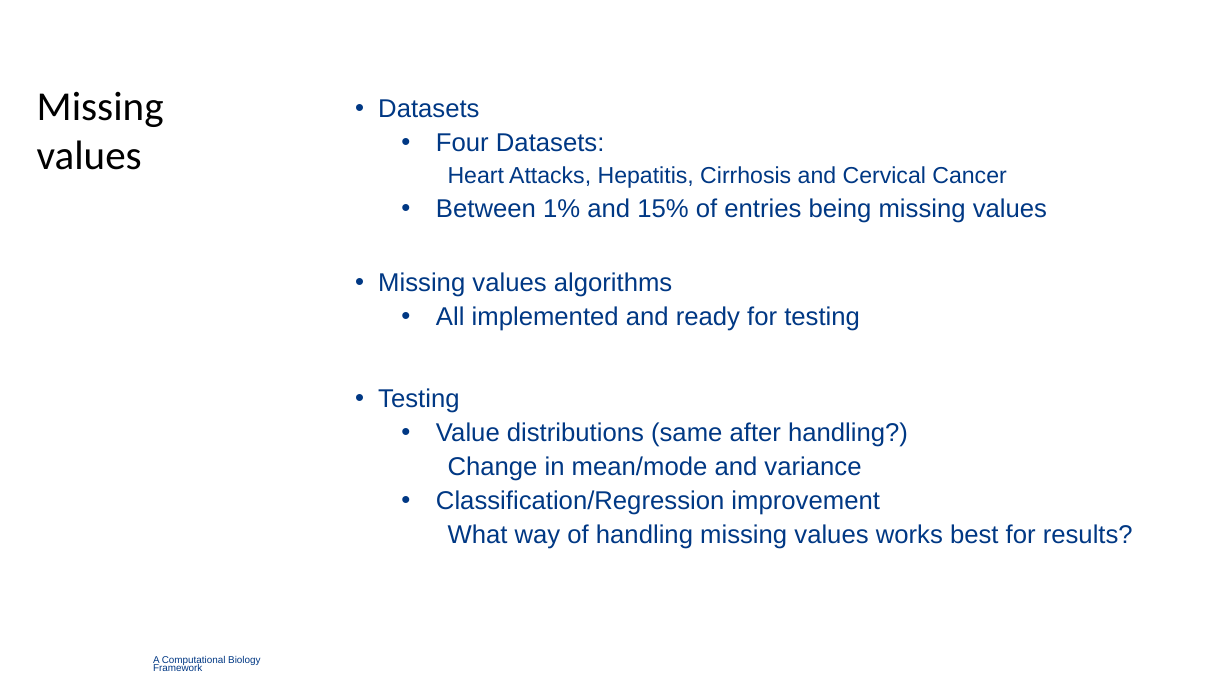
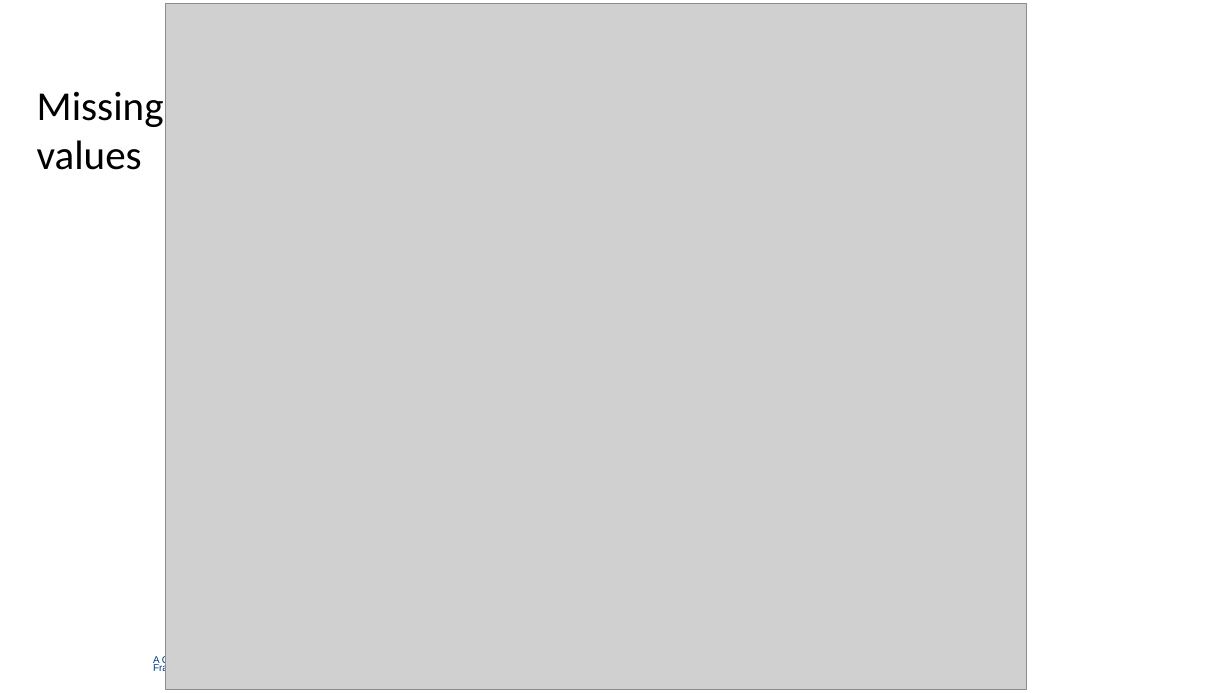
Before and after one commit to TimBeishuizen/GraduationFilesGithub, a slide deck: slide 14 of Meetings/4. Quality Enhancement Period/2018-08-15 ContinuationPresentation.pptx (slide 9 before the commit). Drawn at 1232x693 pixels with LibreOffice and Linux fonts; fonts in the diff are those of the drawing; grey boxes stand for pictures; background and template pictures are left out. Boxes give left, top, right and bottom in pixels: in the first picture for what was removed or moved away, otherwise in the second. Text is boxed around its words. In the diff, an @@ line names an element or a change of style, - is before the commit and + after.

Commit message:
Missing Value etc presentation

```diff
--- a/Meetings/4. Quality Enhancement Period/2018-08-15 ContinuationPresentation.pptx
+++ b/Meetings/4. Quality Enhancement Period/2018-08-15 ContinuationPresentation.pptx
@@ picture added at [165,4,1027,689] @@
@@ text at [37,91,164,170]: text changed @@
-Missing values
+Missing
+values
@@ text at [378,99,1133,549]: text changed @@
-• Datasets
-  • Four Datasets:
-    Heart Attacks, Hepatitis, Cirrhosis and Cervical Cancer
-  • Between 1% and 15% of entries being missing values
-• Missing values algorithms
-  • All implemented and ready for testing
-• Testing
-  • Value distributions (same after handling?)
-    Change in mean/mode and variance
-  • Classification/Regression improvement
-    What way of handling missing values works best for results?
+• Classification quality
```
Also in this commit, not shown: 4 other slides changed, 12 slides added, 13 other files.
